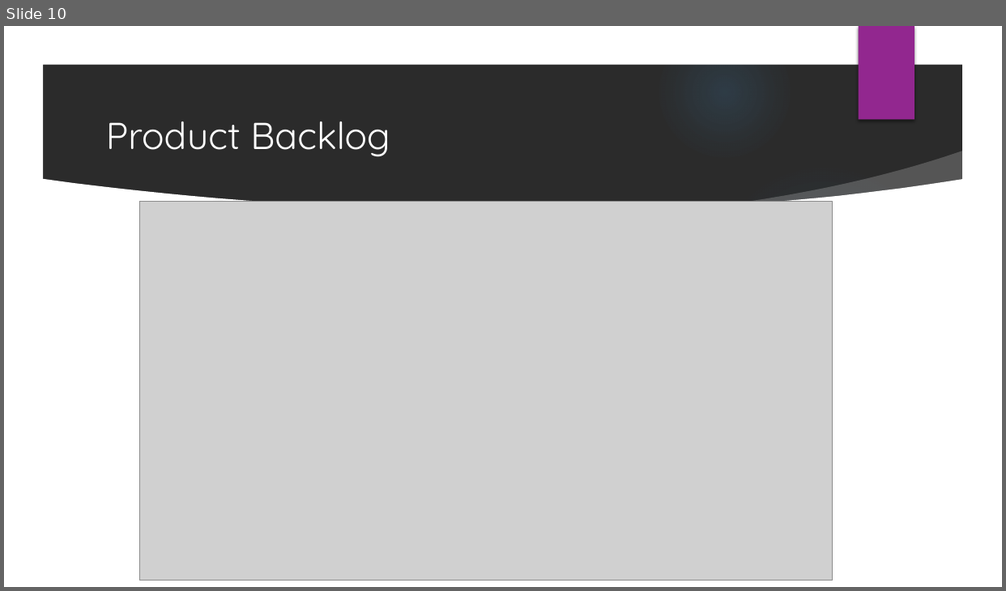
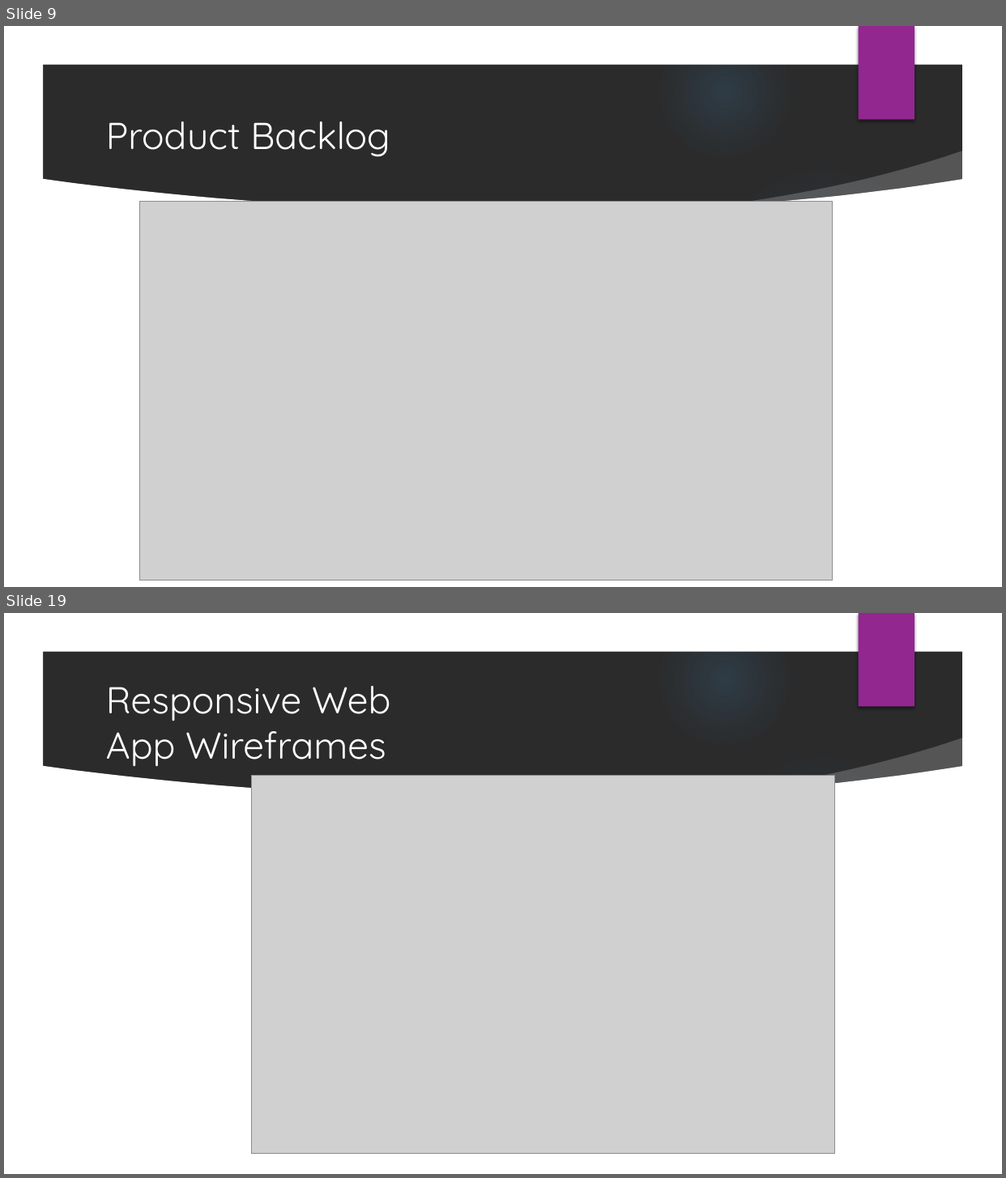
Before and after one commit to ernestosanchezmatos/OPEN_SOURCE, a slide deck: Documentacion/MyE_Demo.pptx. Shown one above the other, each under a label of ours: slide 10 before the commit, slides 9 and 19 after it; the slides between them are not shown. The pictures are 1006x591 and 1006x1178 pixels, drawn with LibreOffice and Linux fonts; fonts in the diff are those of the drawing; grey boxes stand for pictures; background and template pictures are left out; a plain dark background stands for a picture behind light text. Boxes give left, top, right and bottom in pixels: in the first picture for what was removed or moved away, otherwise in the second. Text is boxed around its words. In the diff, an @@ line names an element or a change of style, - is before the commit and + after.

```diff
--- a/Documentacion/MyE_Demo.pptx
+++ b/Documentacion/MyE_Demo.pptx
@@ slide 19 added at [4,613,1002,1174], background picture (left out); not listed: 9 template elements that a slide beside it also shows @@
@@ title added at [106,686,390,767], 36 pt, text #FFFFFF @@
+Responsive Web App Wireframes
@@ picture added at [252,776,835,1153] @@
@@ what was slide 10 is now slide 9 @@
```
Also in this commit, not shown: 4 slides changed, 15 other slides added, 4 slides removed.
